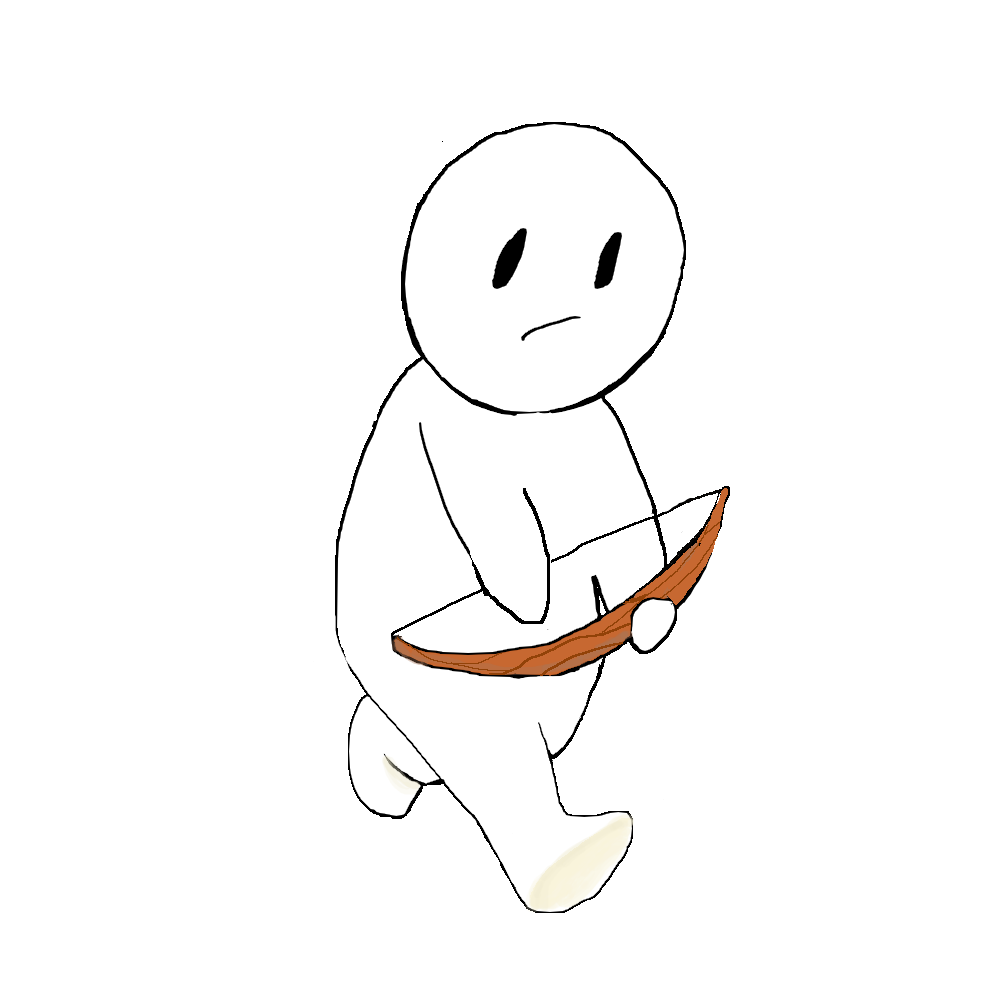
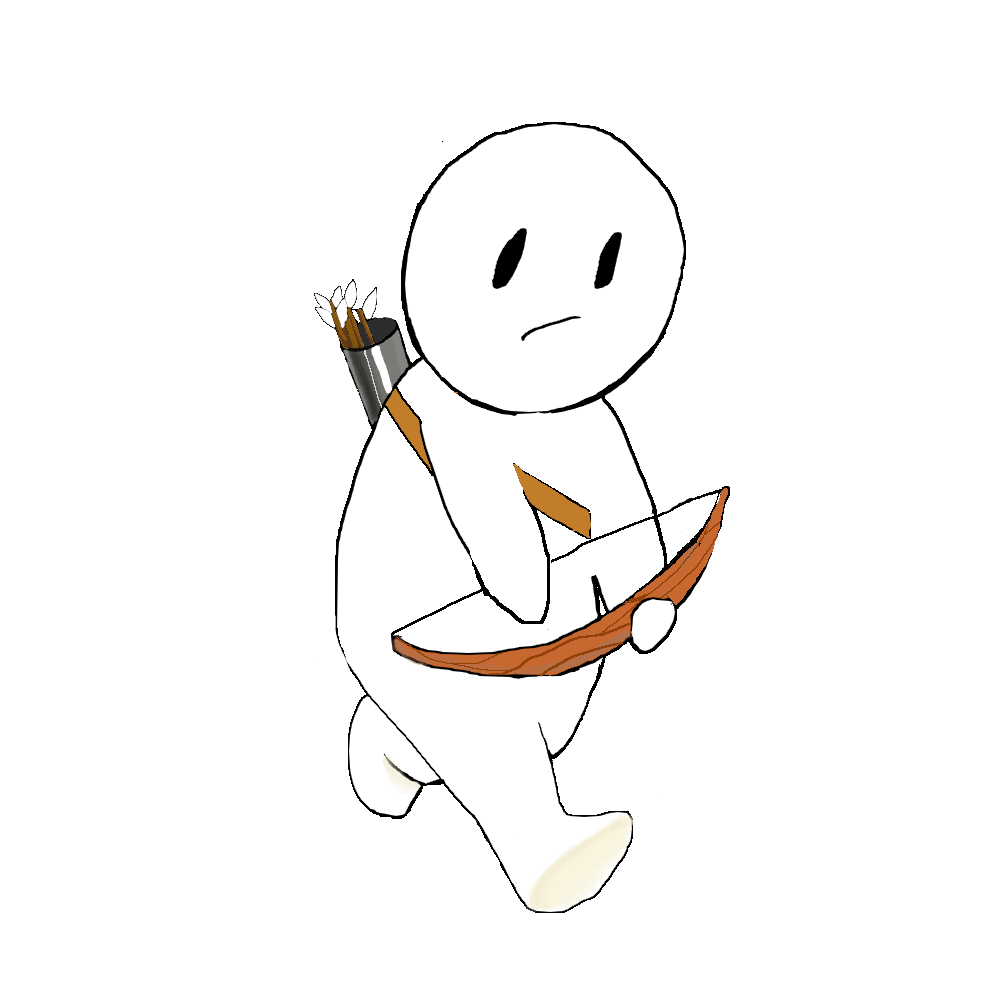
Layer changes from the first 1000x1000 image to the second:
painted on "궁수(이동2)" over [314, 203, 600, 539]
